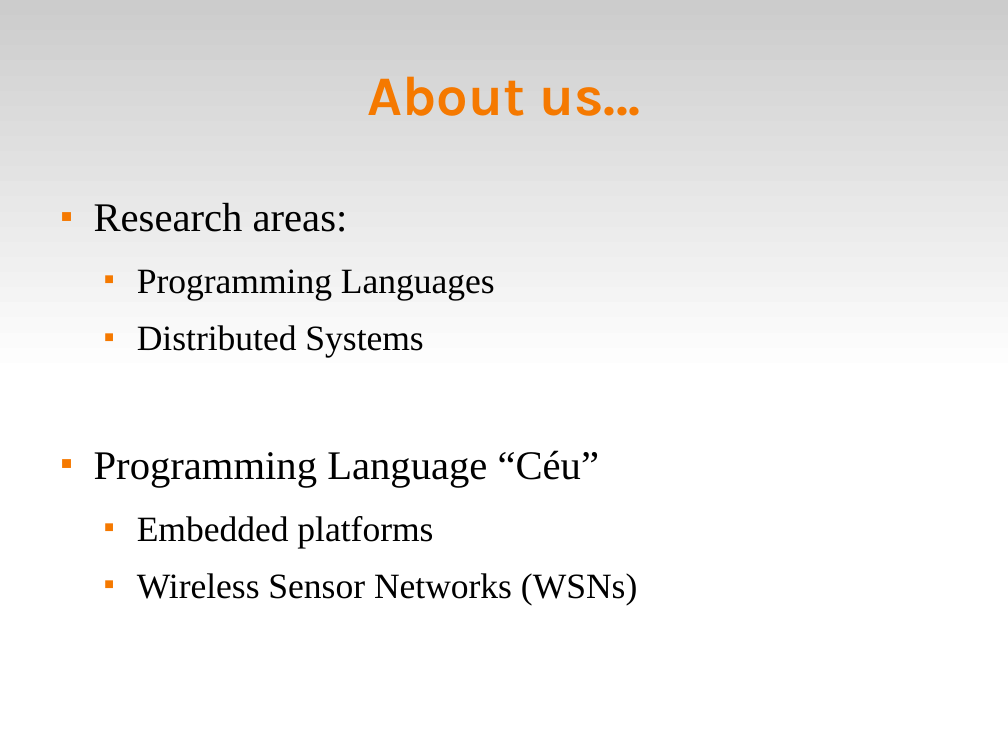
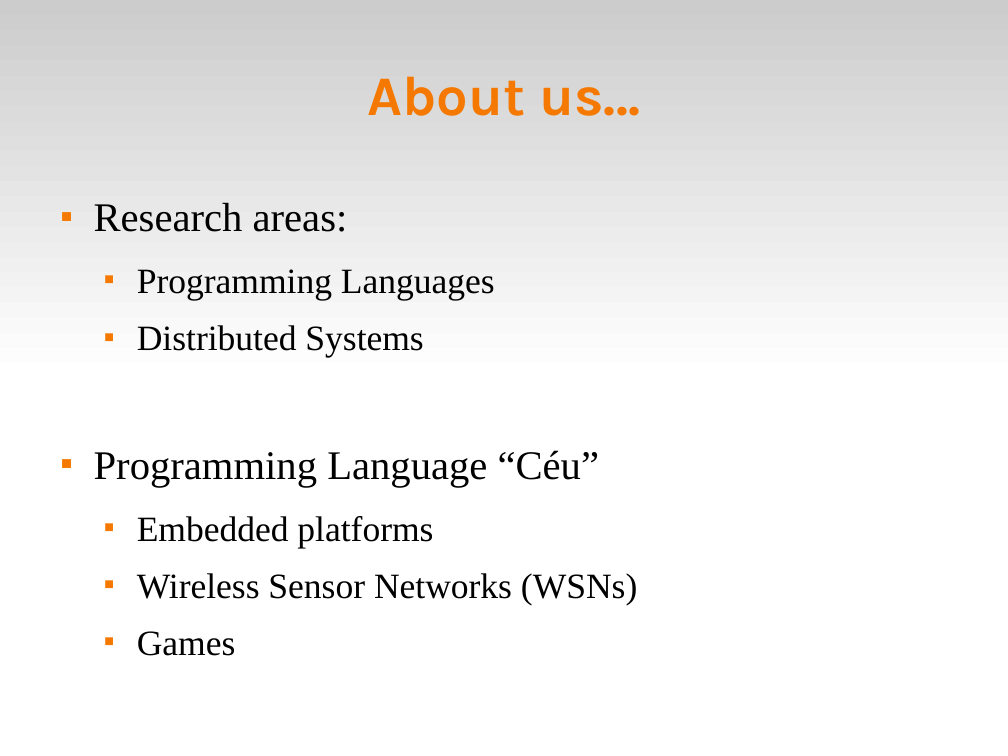
Before and after one commit to fsantanna-no/ceu-docs, a slide deck: slide 2 of ceu_seminarios.odp. Drawn at 1008x756 pixels with LibreOffice and Linux fonts; fonts in the diff are those of the drawing. Boxes give left, top, right and bottom in pixels: in the first picture for what was removed or moved away, otherwise in the second. Text is boxed around its words. In the diff, an @@ line names an element or a change of style, - is before the commit and + after.

```diff
--- a/ceu_seminarios.odp
+++ b/ceu_seminarios.odp
@@ text at (137,631,236,656): paragraph added @@
+  ■ Games
```
Also in this commit, not shown: 1 other slide changed, 6 other files.
